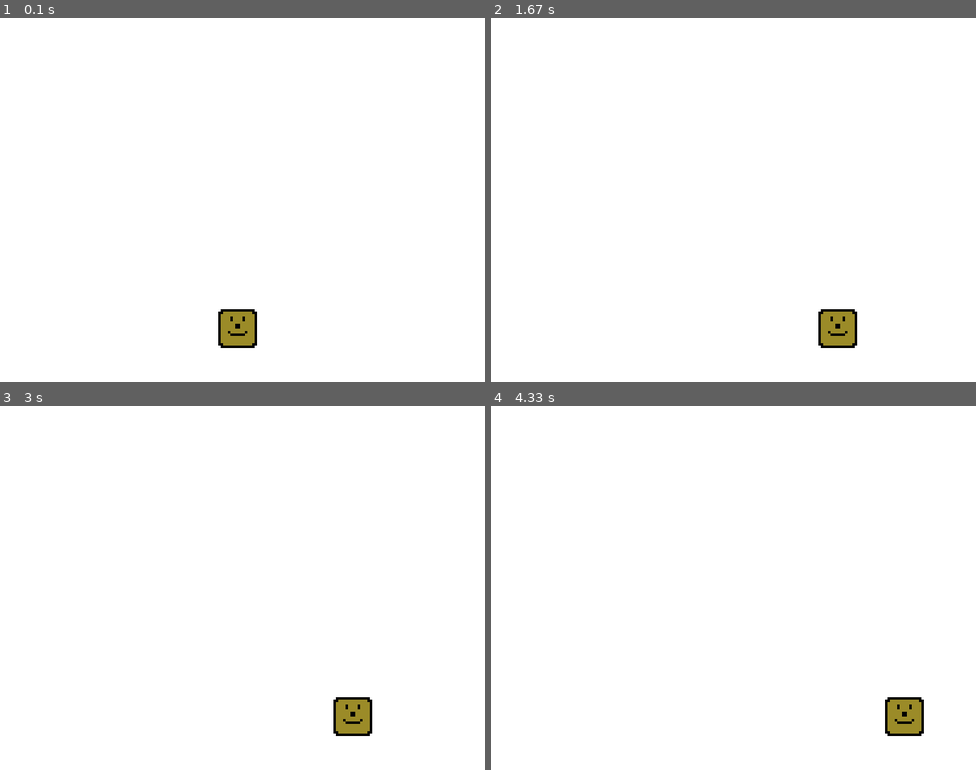
Above: before the commit, frames 1-4 (two rows, left to right).
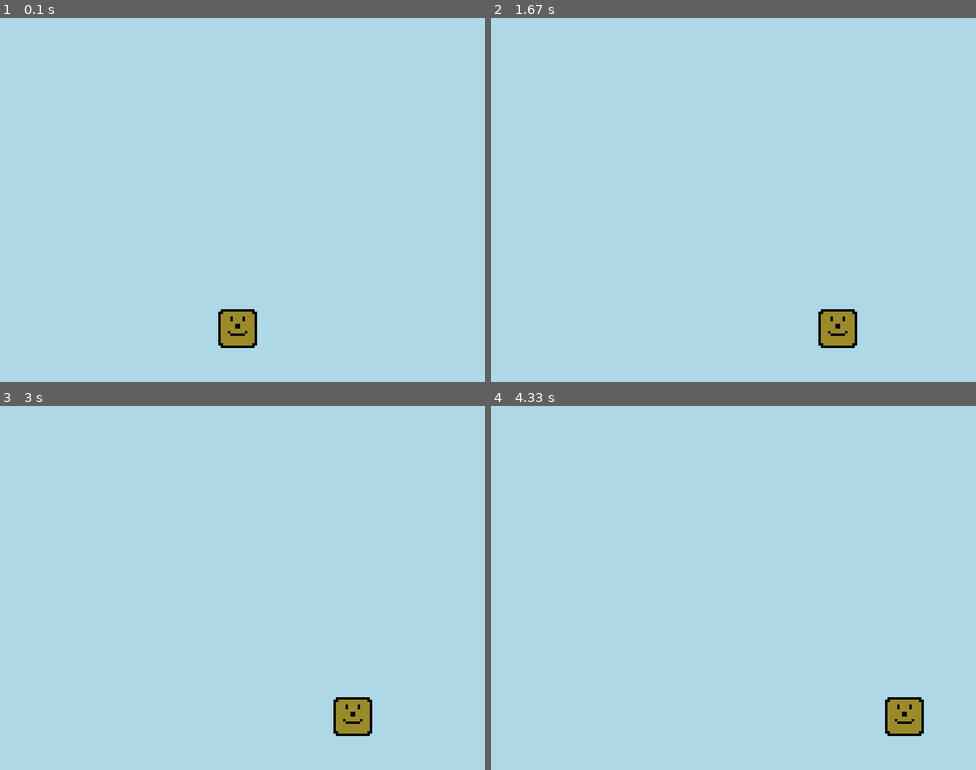
Above: after the commit, the same moments.

Repository: Hummenix/somePygame
Game: pygame game, started from game.py
Same seed, same stepped clock (60 frames per second), same inputs: the game is played once before the commit and once after it.
Inputs:
- Up to frame 1 (0.1 s): no input
- Up to frame 2 (1.67 s): hold Right 0.33-0.8 s; hold Right 0.83-1.3 s; hold Left from 1.33 s (still down)
- Up to frame 3 (3 s): release Left at 1.87 s; hold Left 1.9-2.3 s; hold Right 2.33-2.97 s
- Up to frame 4 (4.33 s): hold Left 3-3.47 s; hold Right 3.5-3.97 s; hold Right from 4 s (still down)

The runs differ from the first frame. In frame 1, 99% of the frame differs, in the area x 0-100%, y 0-100%; in frame 2, 99%; in frame 3, 99%; in frame 4, 99%.

Commit message:
fixed some colors

Diff:
--- a/game.py
+++ b/game.py
@@ -7,8 +7,9 @@
 # Colors
 black       = (0, 0, 0)
 white       = (255, 255, 255)
-pink        = (255, 90, 90)
-light_blue  = (180, 180, 255)
+pink        = (255, 50, 90)
+# light_blue  = (180, 180, 255)
+light_blue  = (173,216,230)
 
 # Display/Window dimensions and settings
 display_width = 800
@@ -77,7 +78,7 @@
         # change horizontal position
         x += x_change
 
-        gameDisplay.fill(white)
+        gameDisplay.fill(light_blue)
         player(x, y)
         # if player is at border
         if x > display_width - player_width or x < 0:
